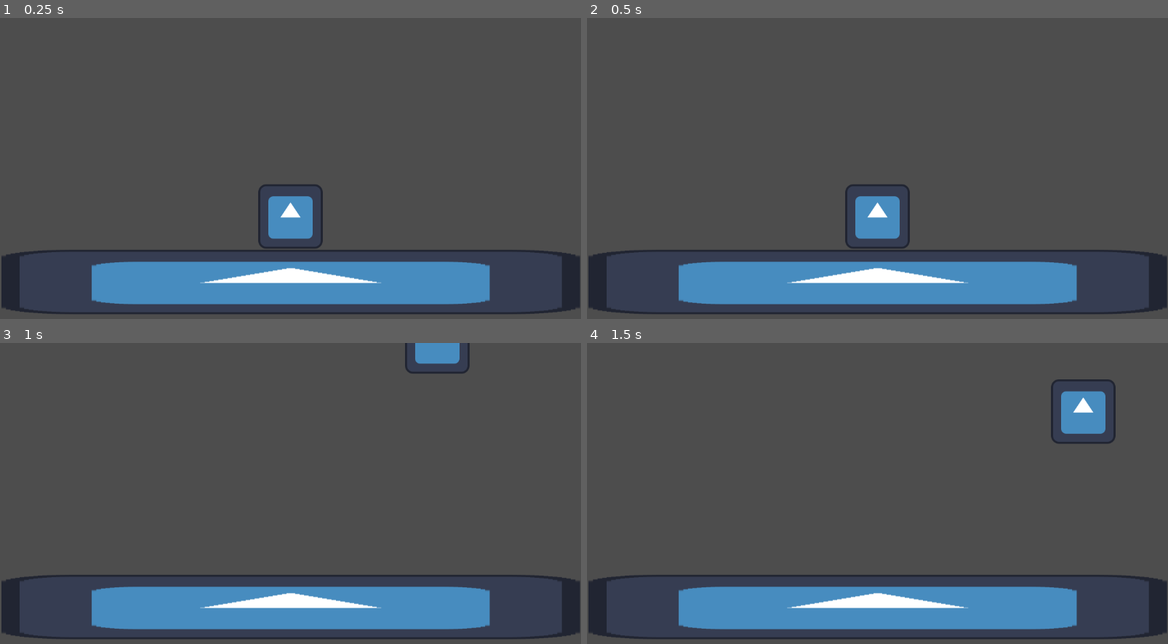
Above: before the commit, frames 1-4 (two rows, left to right).
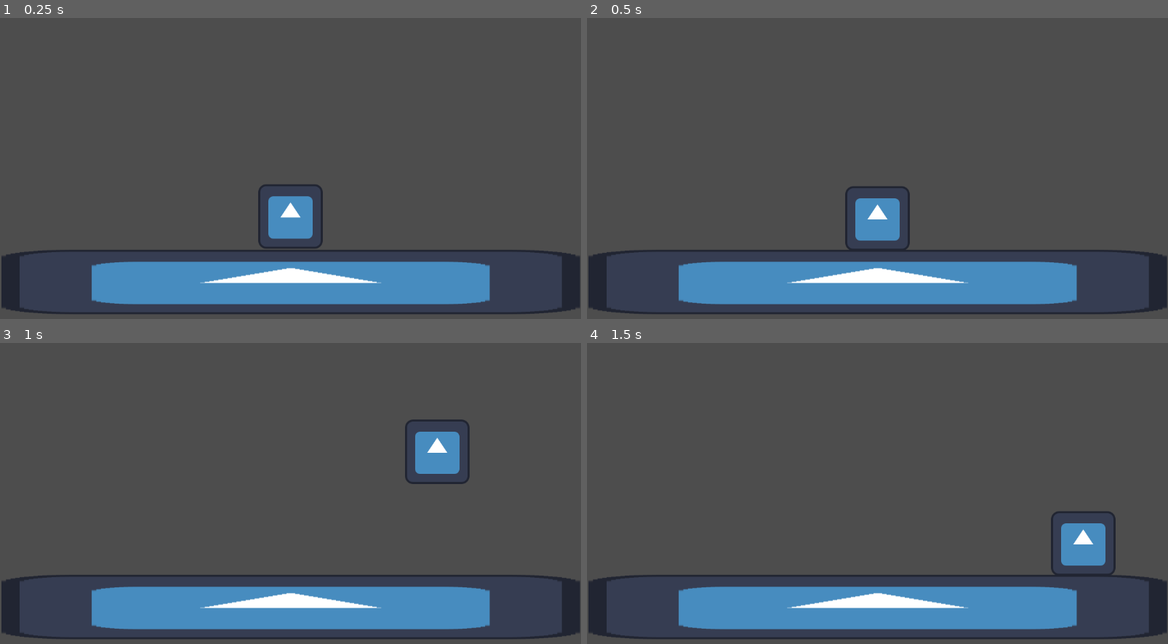
Above: after the commit, the same moments.

Repository: tigerchris2000/LudumDare55
Game: Godot game, scene res://Scenes/test.tscn
The game is run twice, just before and just after one commit, with the same random seed, the same clock (stepped at 60 frames per second) and the same inputs. The engine's default icon, where the game draws it, is replaced by a stand-in: a white triangle on a blue panel in a dark square.
Inputs (mouse positions are in pixels of both pictures, inside the frame that each line leads up to):
- Up to frame 1 (0.25 s): no input
- Up to frame 2 (0.5 s): no input
- Up to frame 3 (1 s): tap Enter (dev) at 0.5 s; move the mouse to (418, 490) at 0.52 s; hold D (Right) from 0.53 s (still down); hold W (Jump) from 0.53 s (still down); click (418, 490) at 0.67 s
- Up to frame 4 (1.5 s): move the mouse to (761, 523) at 1.27 s; release D (Right) at 1.28 s; release W (Jump) at 1.28 s; hold A (Left) from 1.28 s (still down); tap Enter (dev) at 1.35 s

Frame 1 is identical in both runs. In frame 2, 0.4% of the frame differs, in the area x 44-56%, y 55-78%; in frame 3, 2.0%; in frame 4, 2.8%, in the area x 79-91%, y 12-78%.

Commit message:
Fixed jumpheigth bound to FPS

Diff:
--- a/Godot/Code/Player.gd
+++ b/Godot/Code/Player.gd
@@ -9,6 +9,7 @@
 
 var move: int = 0
 var grounded = true
+var jumpdelay = 0
 
 enum {CLOUD}
 
@@ -26,8 +27,6 @@
 
 # Called every frame. 'delta' is the elapsed time since the previous frame.
 func _process(delta):
-	Engine.max_fps = 60
-	print(Engine.get_frames_per_second())
 	grounded = $RayCast2D.is_colliding()
 
 	if Input.is_action_pressed("Left"):
@@ -41,7 +40,7 @@
 
 	if Input.is_action_pressed("Jump") and grounded:
 		grounded = false
-		apply_central_impulse(Vector2(0,-1) * jump_height)
+		apply_central_impulse(Vector2(0,-1) * jump_height * delta)
 
 	if Input.is_action_just_pressed("dev"):
 		cast_ability(CLOUD)
--- a/Godot/Presets/player.tscn
+++ b/Godot/Presets/player.tscn
@@ -14,12 +14,12 @@
 max_speed = 700.0
 acc = 500.0
 dec = 500.0
-jump_height = 550.0
+jump_height = 22000.0
 grav = 2800.0
 offset = 2000.0
 
 [node name="RayCast2D" type="RayCast2D" parent="."]
-target_position = Vector2(0, 80)
+target_position = Vector2(-1, 74)
 
 [node name="CollisionShape2D" type="CollisionShape2D" parent="."]
 position = Vector2(0.5, 0)
